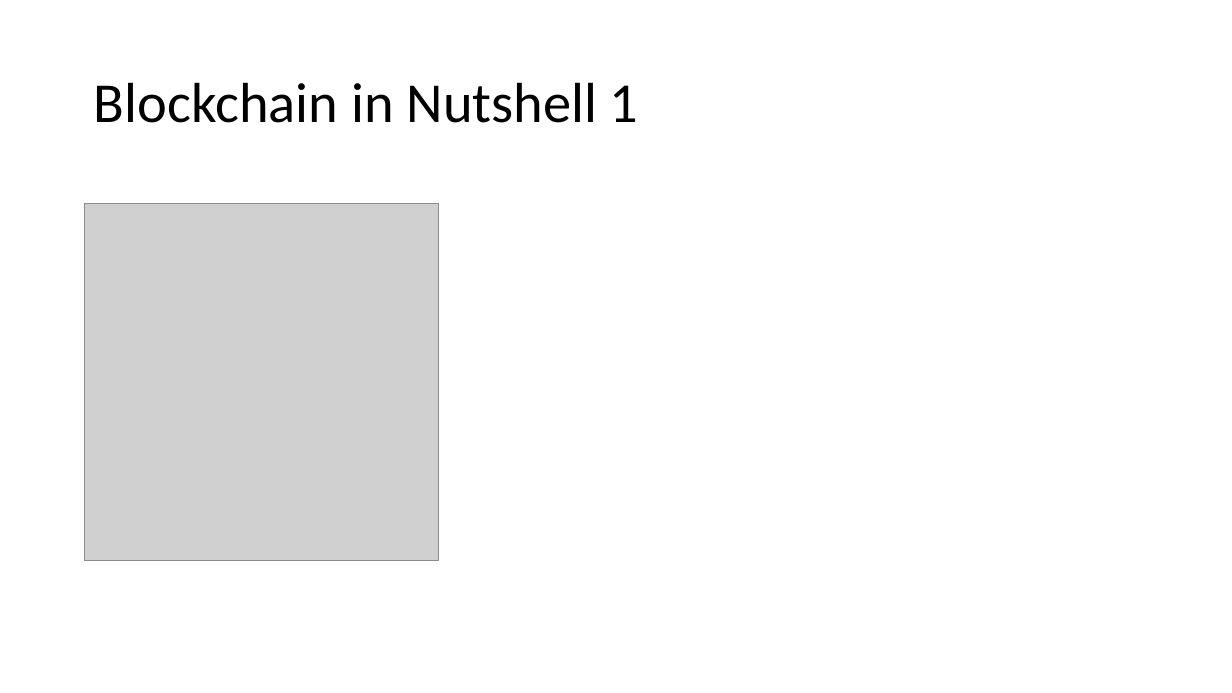
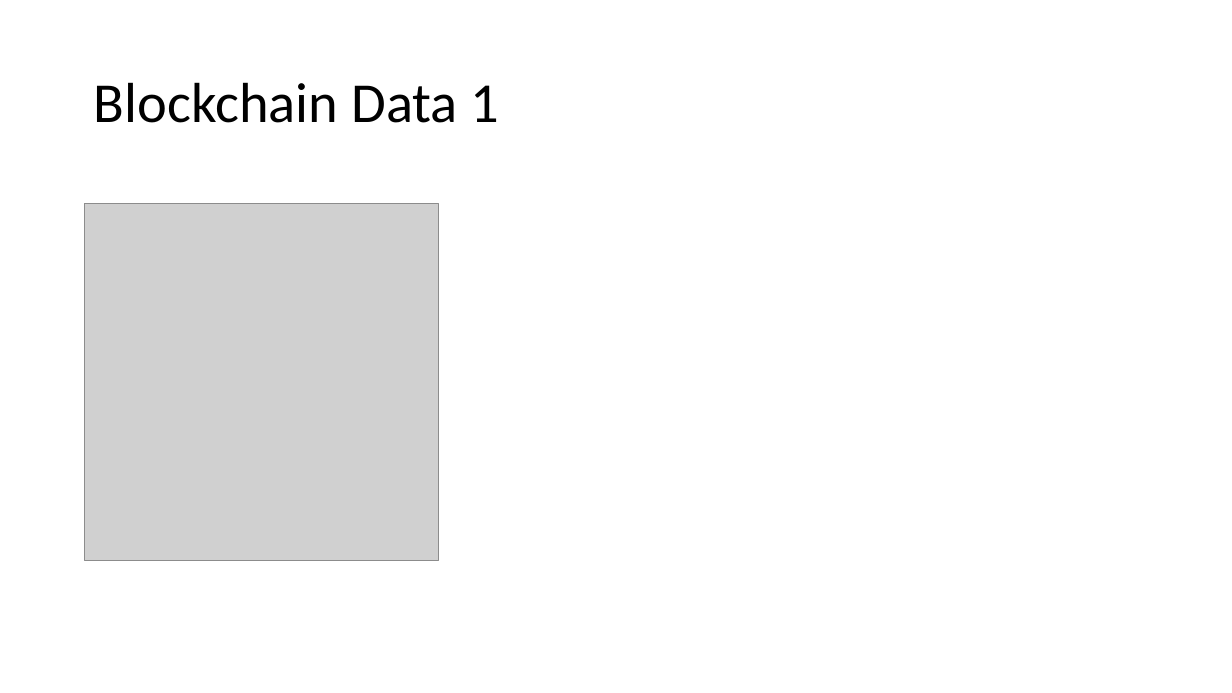
Before and after one commit to igorbarinov/blockchainnow, a slide deck: slide 3 of presentation/blockchain_now.pptx. Drawn at 1232x693 pixels with LibreOffice and Linux fonts; fonts in the diff are those of the drawing; grey boxes stand for pictures. Boxes give left, top, right and bottom in pixels: in the first picture for what was removed or moved away, otherwise in the second. Text is boxed around its words. In the diff, an @@ line names an element or a change of style, - is before the commit and + after.

```diff
--- a/presentation/blockchain_now.pptx
+++ b/presentation/blockchain_now.pptx
@@ title at (x1=94, y1=82, x2=500, y2=123): text changed @@
-Blockchain in Nutshell 1
+Blockchain Data 1
```
Also in this commit, not shown: 7 other slides changed, 4 other files.
